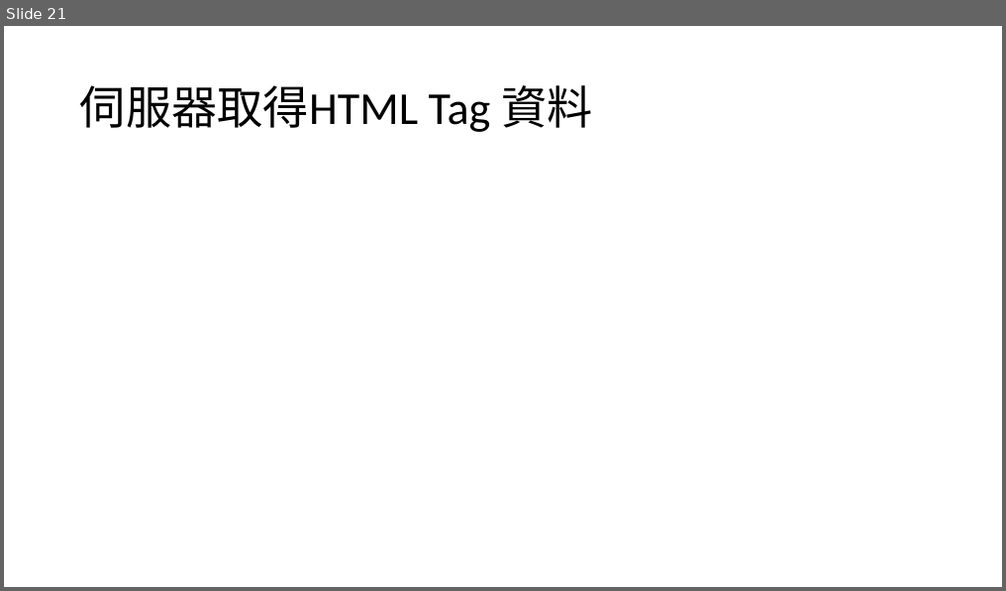
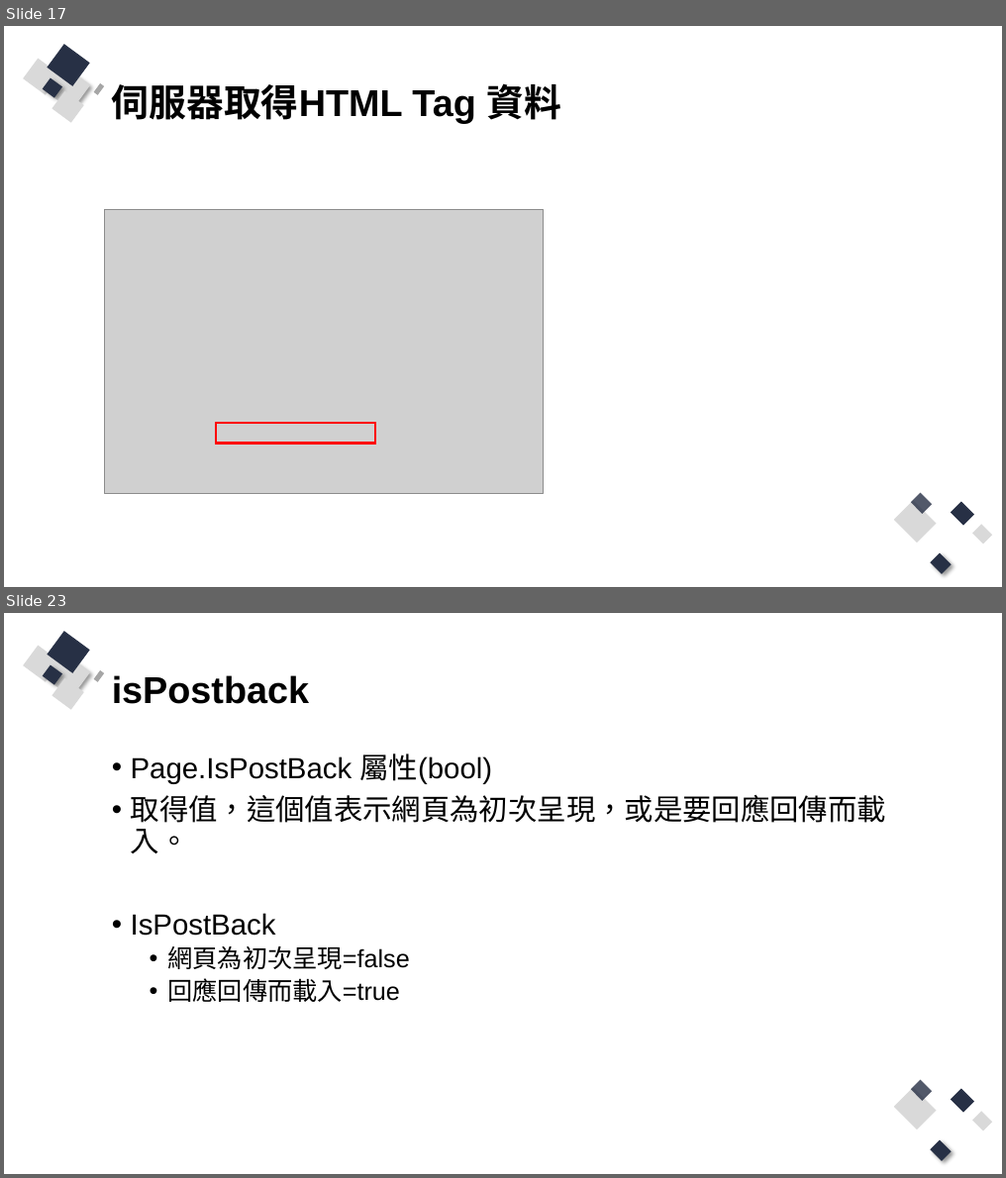
Before and after one commit to Q81JIAXIONG/-, a slide deck: 投影片/2.asp.net webform 框架.pptx. Shown one above the other, each under a label of ours: slide 21 before the commit, slides 17 and 23 after it; the slides between them are not shown. The pictures are 1006x591 and 1006x1178 pixels, drawn with LibreOffice and Linux fonts; fonts in the diff are those of the drawing; grey boxes stand for pictures. Boxes give left, top, right and bottom in pixels: in the first picture for what was removed or moved away, otherwise in the second. Text is boxed around its words. In the diff, an @@ line names an element or a change of style, - is before the commit and + after.

```diff
--- a/投影片/2.asp.net webform 框架.pptx
+++ b/投影片/2.asp.net webform 框架.pptx
@@ slide 23 added at (x1=4, y1=613, x2=1002, y2=1174), background #FFFFFF; not listed: 13 template elements that a slide beside it also shows @@
@@ title added at (x1=112, y1=675, x2=309, y2=704), 36 pt, text #000000, bold @@
+isPostback
@@ text added at (x1=131, y1=754, x2=886, y2=1002), 28 pt, text #000000 @@
+• Page.IsPostBack 屬性(bool)
+• 取得值，這個值表示網頁為初次呈現，或是要回應回傳而載入。
+• IsPostBack
+  • 網頁為初次呈現=false
+  • 回應回傳而載入=true
@@ what was slide 21 is now slide 17 @@
@@ slide 17 changed as well @@
@@ title "伺服器取得HTML Tag 資料" moved from (x1=80, y1=85, x2=592, y2=132) to (x1=112, y1=83, x2=561, y2=123) @@
@@ title "伺服器取得HTML Tag 資料" at (x1=112, y1=83, x2=561, y2=123): size 44 to 36 pt, font Calibri to Arial, bold on @@
@@ group added at (x1=24, y1=44, x2=105, y2=122): 8 rectangles @@
@@ picture added at (x1=104, y1=209, x2=544, y2=493) @@
@@ rectangle added at (x1=216, y1=424, x2=374, y2=444), outline #FF0000 2.25 pt @@
@@ group added at (x1=894, y1=493, x2=993, y2=574): 5 rectangles @@
```
Also in this commit, not shown: 7 other slides changed, 32 other slides added, 20 slides removed, 23 other files.
